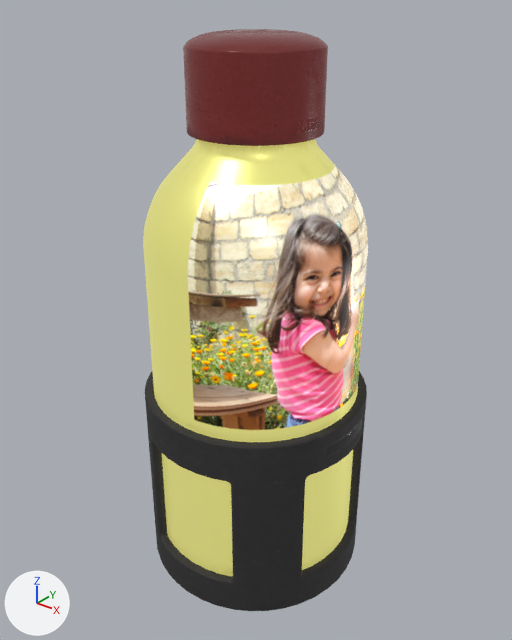
An edit to the glTF model assets/waterbottle/WaterBottle.gltf, drawn before and after from the same camera.
Rendered twice from a camera (50 mm lens) standing at (0.189, -0.236, 0.149) and looking at (-0.001, 0.001, 0.002). Every picture has the same lights, and +X, +Y and +Z are marked at lower left. Where no turn or scale is listed for an object, it has been applied to the vertices.

The scene before the commit, as lines of its bpy script (objects in view):
```python
mat_bottlemat = bpy.data.materials.new('BottleMat')
mat_bottlemat.use_nodes = True; mat_bottlemat.node_tree.nodes.clear()
_N = mat_bottlemat.node_tree.nodes; _L = mat_bottlemat.node_tree.links
n0 = _N.new('ShaderNodeBsdfPrincipled'); n0.name = 'Principled BSDF'
n0.inputs[28].default_value = 1.0  # 'Emission Strength'
n1 = _N.new('ShaderNodeOutputMaterial'); n1.name = 'Material Output'
n2 = _N.new('ShaderNodeTexImage'); n2.name = 'Image Texture'
n2.image = img_waterbottle_basecolor1_png
n3 = _N.new('ShaderNodeTexImage'); n3.name = 'Image Texture.001'
n3.image = img_waterbottle_basecolor1_png
n4 = _N.new('ShaderNodeSeparateColor'); n4.name = 'Separate Color'
n5 = _N.new('ShaderNodeTexImage'); n5.name = 'Image Texture.002'
n5.image = img_waterbottle_occlusionroughnessmetallic_png
n6 = _N.new('ShaderNodeNormalMap'); n6.name = 'Normal Map'
n6.uv_map = 'UVMap'
n7 = _N.new('ShaderNodeTexImage'); n7.name = 'Image Texture.003'
n7.image = img_waterbottle_normal_png
_L.new(n0.outputs[0], n1.inputs[0])  # 'BSDF' to 'Surface'
_L.new(n2.outputs[0], n0.inputs[27])  # 'Color' to 'Emission Color'
_L.new(n3.outputs[0], n0.inputs[0])  # 'Color' to 'Base Color'
_L.new(n4.outputs[2], n0.inputs[1])  # 'Blue' to 'Metallic'
_L.new(n4.outputs[1], n0.inputs[2])  # 'Green' to 'Roughness'
_L.new(n5.outputs[0], n4.inputs[0])  # 'Color' to 'Color'
_L.new(n6.outputs[0], n0.inputs[5])  # 'Normal' to 'Normal'
_L.new(n7.outputs[0], n6.inputs[1])  # 'Color' to 'Color'
me_waterbottle = bpy.data.meshes.new('WaterBottle')
me_waterbottle.from_pydata(...)  # 2385 vertices, 4510 faces; spans x -0.054..0.054, y -0.054..0.054, z -0.13..0.13
me_waterbottle.materials.append(mat_bottlemat)
ob_waterbottle = bpy.data.objects.new('WaterBottle', me_waterbottle)
ob_waterbottle.location = (0.0, 0.0, 0.0)
```
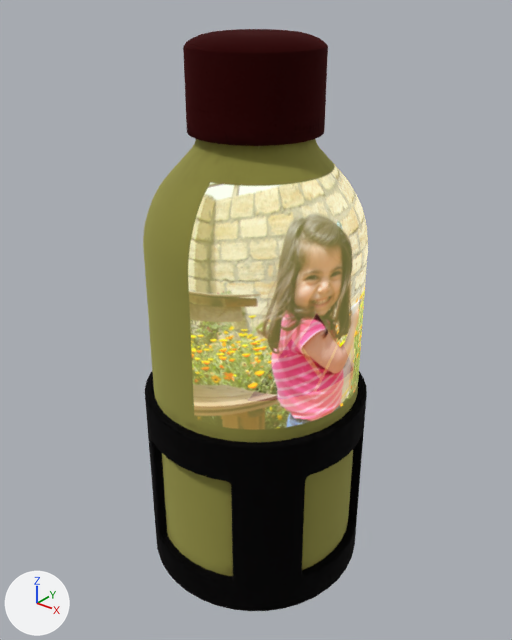
Commit message: test image

What differs and where, as boxes [x1, y1, x2, y2] in the pictures (512 x 640 px):
'WaterBottle', surface changed
    both: [143, 29, 368, 611]

Patch to the scene script:
```diff
--- a/assets/waterbottle/WaterBottle.gltf.py
+++ b/assets/waterbottle/WaterBottle.gltf.py
@@ img_waterbottle_image_png @@
+img_waterbottle_image_png = load_image('WaterBottle_image.png', 'WaterBottle_image.png', 2048, 2048, 'sRGB')
@@ img_waterbottle_basecolor_png @@
+img_waterbottle_basecolor_png = load_image('WaterBottle_baseColor.png', 'WaterBottle_baseColor.png', 2048, 2048, 'sRGB')
@@ mat_bottlemat @@
 mat_bottlemat = bpy.data.materials.new('BottleMat')
-# nodes: BsdfPrincipled, NormalMap, OutputMaterial, SeparateColor, TexImage x4
-# uses the picture img_waterbottle_basecolor1_png
-# uses the picture img_waterbottle_normal_png
-# uses the picture img_waterbottle_occlusionroughnessmetallic_png
+# nodes: BsdfPrincipled, OutputMaterial, TexImage x2
+# uses the picture img_waterbottle_basecolor_png
+# uses the picture img_waterbottle_image_png
```
